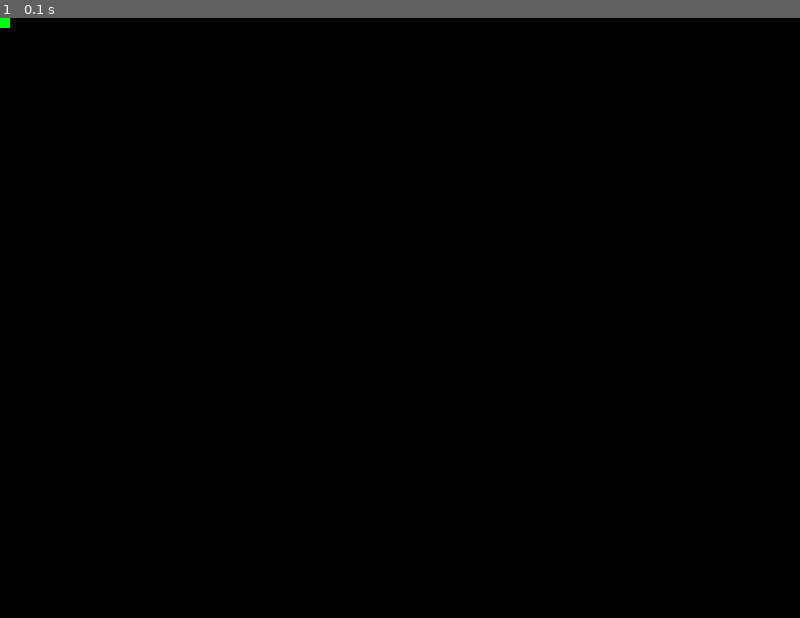
Above: before the commit, frame 1.
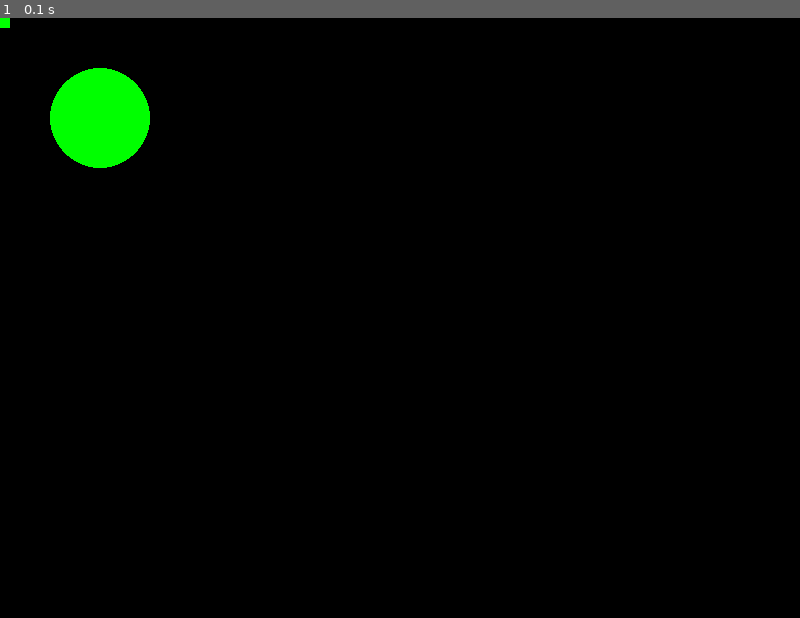
Above: after the commit, the same moment.

Repository: sykl03/programming-2
Game: pygame game, started from pygame/rectangle_practice.py
Two runs of this game, one before a commit and one after it. Both use one fixed random seed, a clock stepped at 60 frames per second and the inputs below.
Inputs:
- Up to frame 1 (0.1 s): no input

The runs differ from the first frame. In frame 1, 1.6% of the frame differs, in the area x 6-19%, y 8-25%.

Commit message:
template for pygame

Diff:
--- a/pygame/rectangle_practice.py
+++ b/pygame/rectangle_practice.py
@@ -58,6 +58,7 @@
         # ----- DRAW
         screen.fill(BLACK)
         pygame.draw.rect(screen, rectangle.colour, (rectangle.x, rectangle.y, rectangle.width, rectangle.height))
+        pygame.draw.circle(screen, (0, 255, 0), (100, 100), 50)
 
         # ----- UPDATE
         pygame.display.flip()
--- a/pygame/shmup.py
+++ b/pygame/shmup.py
@@ -12,7 +12,7 @@
 YELLOW = (255, 255, 0)
 SKY_BLUE = (95, 165, 228)
 WIDTH = 720
-HEIGHT = 1280
+HEIGHT = 1000
 TITLE = "The Shmup"
 
 # class player, enemies, bullets
@@ -21,11 +21,16 @@
         super().__init__()
 
         self.image = pygame.image.load("./images/Galaga_ship.png")
+        self.image = pygame.transform.scale(self.image, (64, 64))
         self.rect = self.image.get_rect()
 
     def update(self):
         """Move the player with the mouse"""
         self.rect.center = pygame.mouse.get_pos()
+
+        if self.rect.y > HEIGHT - 80:
+            self.rect.y = HEIGHT - 80
+            # keep player at tje bpttom of the screen.
 
 class Enemy(pygame.sprite.Sprite):
     def __init__(self):
@@ -39,6 +44,26 @@
 
         if self.rect.right > WIDTH or self.rect.left < 0:
             self.x_vel *= 1
+
+class Bullet(pygame.sprite.Sprite):
+    def __init__(self, coords):
+        """
+               Arguments:
+               coords - tuple of x ,y
+               """
+        super().__init__()
+
+
+        self.image = pygame.image.load(("./images/bullet.png"))
+        self.image = pygame.transform.scale(self.image, (21,36))
+
+        self.rect = self.image.get_rect()
+        self.rect.centerx, self.rect.y = coords
+
+        self.y_vel  = -3
+
+        def update(self):
+            self.rect.y += self.y_vel
 
 
 def main():
@@ -56,12 +81,14 @@
     # Sprite groups
     all_sprites = pygame.sprite.Group() # to draw
     enemy_sprites = pygame.sprite.Group() # enemies
+    bullet_sprites = pygame.sprite.Group() # bullets
 
     # Populate sprite groups
     enemy = Enemy()
     enemy.rect.y = 150
     all_sprites.add(enemy)
     enemy_sprites.add(enemy)
+
 
     player = Player()
     all_sprites.add(player)
@@ -72,14 +99,30 @@
         for event in pygame.event.get():
             if event.type == pygame.QUIT:
                 done = True
+            # mouse button is clicked
+            elif event.type == pygame.MOUSEBUTTONDOWN:
+                # create a bullet where the player is
+                if len(bullet_sprites) <= 3:
+                    bullet = Bullet(player.rect.midtop)
+                    all_sprites.add(bullet)
+                    bullet_sprites.add(bullet)
 
         # ----- LOGIC
         all_sprites.update()
+        # remove bullet if off screen
+        for bullet in bullet_sprites:
+            if bullet.rect.y < -20:
+                bullet.kill()
+        # collision
+            # collision
+            enemy_hit_group = pygame.sprite.spritecollide(bullet, enemy_sprites, True)
+            if len(enemy_hit_group) > 0:
+                bullet.kill()
         # ----- DRAW
         screen.fill(BLACK)
         all_sprites.draw(screen)
 
-        # ----- UPDATE
+        # ----- UPDATe
         pygame.display.flip()
         clock.tick(60)
 
--- a/pygame/sprite_example.py
+++ b/pygame/sprite_example.py
@@ -36,11 +36,28 @@
 
         # rect
         self.rect = self.image.get_rect()
+class Enemy(pygame.sprite.Sprite):
+    def __init__(self, size = 5):
+      self.colour = WHITE
+      self.size = size
+      self.x = random.randrange(0, WIDTH)
+      self.y = random.randrange(0, HEIGHT)
+      self.x_vel = 4
+      self.y_vel = 3
+
+      self.image = pygame.Surface((35, 20))
+      self.image.fill((255, 0, 0))
+      self.circle = self.image.get_rect()
 
     def update(self):
         """move player with the mouse"""
         #pygame.mouse.get_pos()
         self.rect.center = pygame.mouse.get_pos()
+
+        # move the enemy
+        #self.x += self.x_vel
+        #self.y += self.y_vel
+
 
 def main():
     pygame.init()
@@ -58,6 +75,7 @@
     # create a group of sprites for all sprites
     all_sprites = pygame.sprite.Group()
     block_sprites = pygame.sprite.Group()
+    enemy_sprites = pygame.sprite.Group()
 
     # make lots of blocks on the screen
     for i in range(NUM_BLOCKS):
@@ -69,6 +87,10 @@
 
     player = Player()
     all_sprites.add(player)
+
+    enemy = Enemy()
+    all_sprites.add(enemy)
+    enemy_sprites.add(enemy)
 
 
     # ----- MAIN LOOP
Binary file added: webscraping/xkcdimages/pods_vs_bubbles.png
